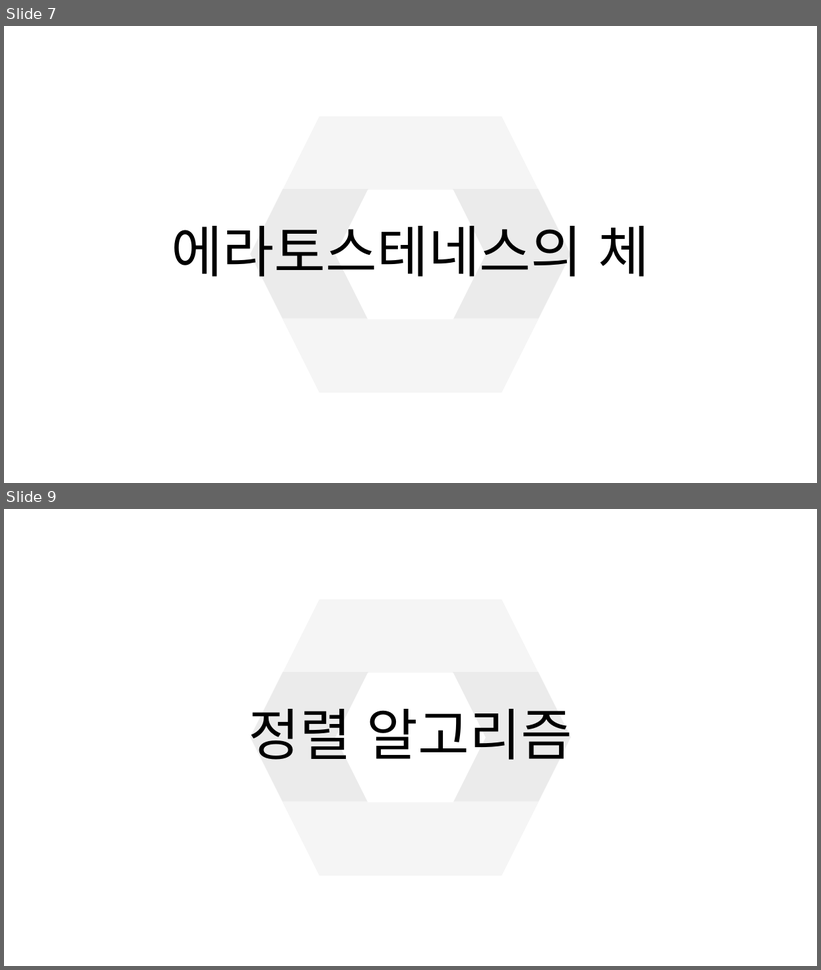
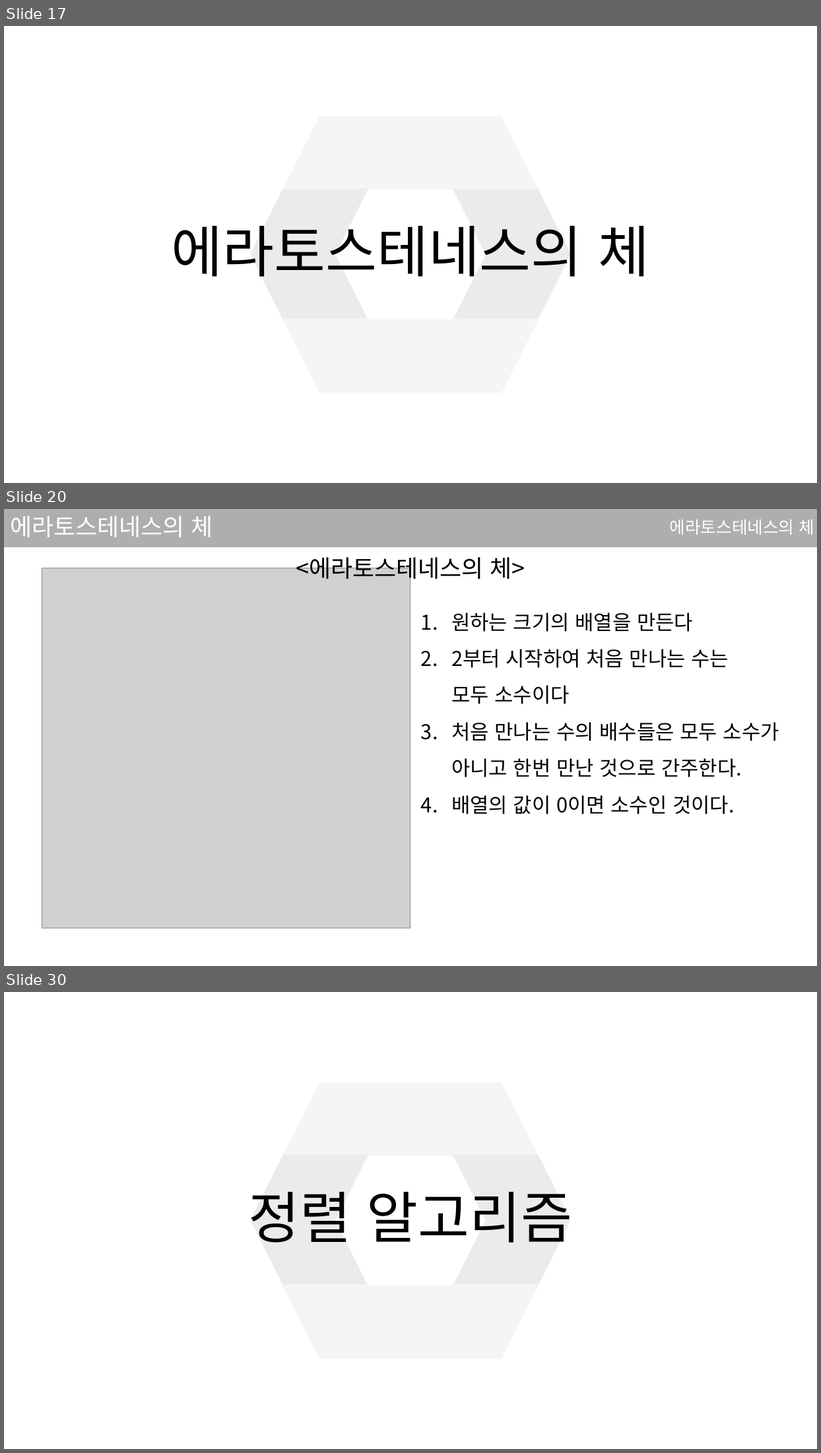
Before and after one commit to sjsjsj1246/EC_C_Language_Study, a slide deck: ppt/4강.pptx. Shown one above the other, each under a label of ours: slides 7 and 9 before the commit, slides 17, 20 and 30 after it; the slides between them are not shown. The pictures are 821x970 and 821x1453 pixels, drawn with LibreOffice and Linux fonts; fonts in the diff are those of the drawing; grey boxes stand for pictures. Boxes give left, top, right and bottom in pixels: in the first picture for what was removed or moved away, otherwise in the second. Text is boxed around its words. In the diff, an @@ line names an element or a change of style, - is before the commit and + after.

```diff
--- a/ppt/4강.pptx
+++ b/ppt/4강.pptx
@@ slide 20 added at box(4, 509, 817, 966), background #FFFFFF @@
@@ rectangle added at box(4, 509, 817, 547), fill #181717 at 35% opacity @@
@@ title added at box(10, 516, 213, 537), 28 pt, text #FFFFFF @@
+에라토스테네스의 체
@@ text added at box(669, 520, 815, 535), 20 pt, text #FFFFFF @@
+에라토스테네스의 체
@@ text added at box(296, 557, 525, 584), 28 pt, text #000000 @@
+<에라토스테네스의 체>
@@ picture added at box(42, 568, 411, 929) @@
@@ text added at box(451, 613, 780, 815), 24 pt, text #000000 @@
+1. 원하는 크기의 배열을 만든다
+2. 2부터 시작하여 처음 만나는 수는
+  모두 소수이다
+3. 처음 만나는 수의 배수들은 모두 소수가
+  아니고 한번 만난 것으로 간주한다.
+4. 배열의 값이 0이면 소수인 것이다.
@@ what was slide 7 is now slide 17 @@
@@ what was slide 9 is now slide 30 @@
```
Also in this commit, not shown: 7 slides changed, 32 other slides added, 2 slides removed, 1 other file.
